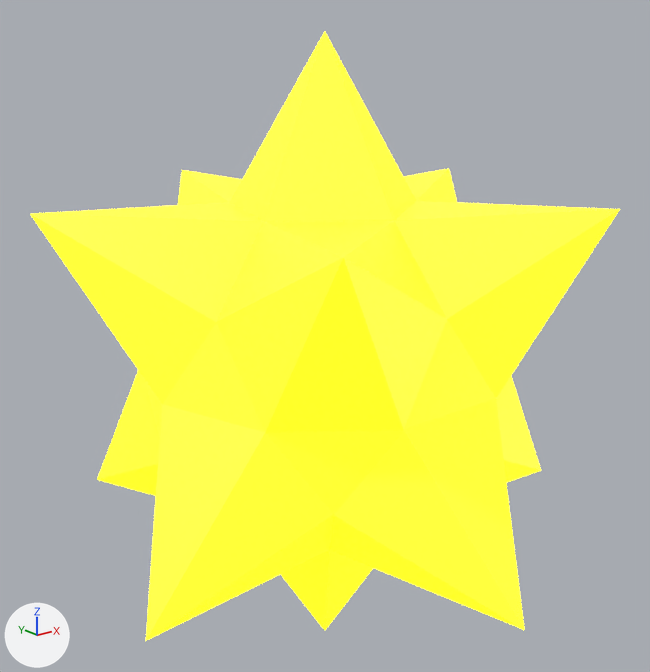
Renders of the glTF model Test/Resources/LightObject/StarFlake/StarFlake.gltf from each side of a commit.
Before and after are seen from a 50 mm lens placed at (-1.752, -2.191, 0.965), pointed at (0.016, 0.019, 0.081). Lighting does not change. The marker at lower left points along +X, +Y and +Z. The older version comes first.

Names of what the first picture shows: 'StarFlake'.
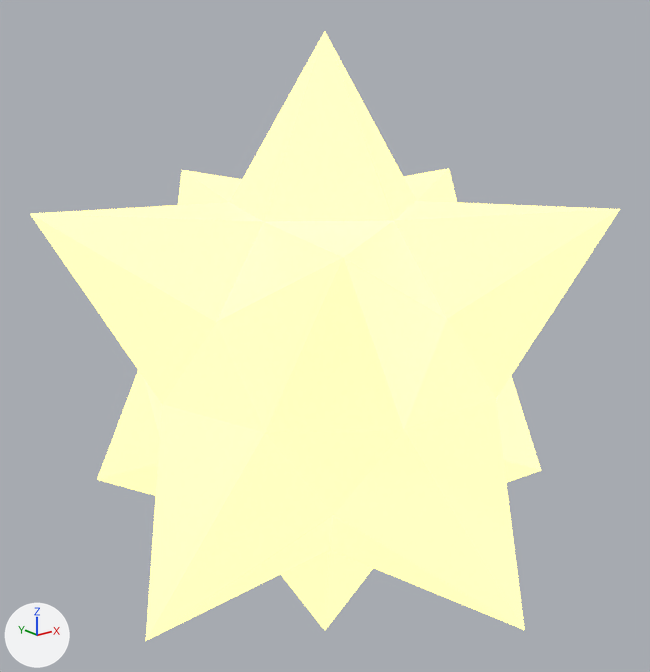
What differs and where, as boxes (x1, y1, x2, y2) in the pictures (650 x 672 px):
'StarFlake', surface changed (yellow to beige)
    both: (30, 31, 620, 641)

What changed in the scene script:
```text
Add img_emissive:
    img_emissive = load_image('Emissive', 'Emissive.png', 32, 32, 'sRGB')
Change mat_マテリアル:
    where n0 = _N.new('ShaderNodeBsdfPrincipled'); n0.name = 'Principled BSDF'
    remove n0.inputs[27].default_value = (1.0, 1.0, 0.0, 1.0)  # 'Emission Color', yellow #ffff00
    add n2 = _N.new('ShaderNodeTexImage'); n2.name = 'Image Texture'
    add n2.image = img_emissive
    add n2.interpolation = 'Closest'
    add _L.new(n2.outputs[0], n0.inputs[27])  # 'Color' to 'Emission Color'
```
